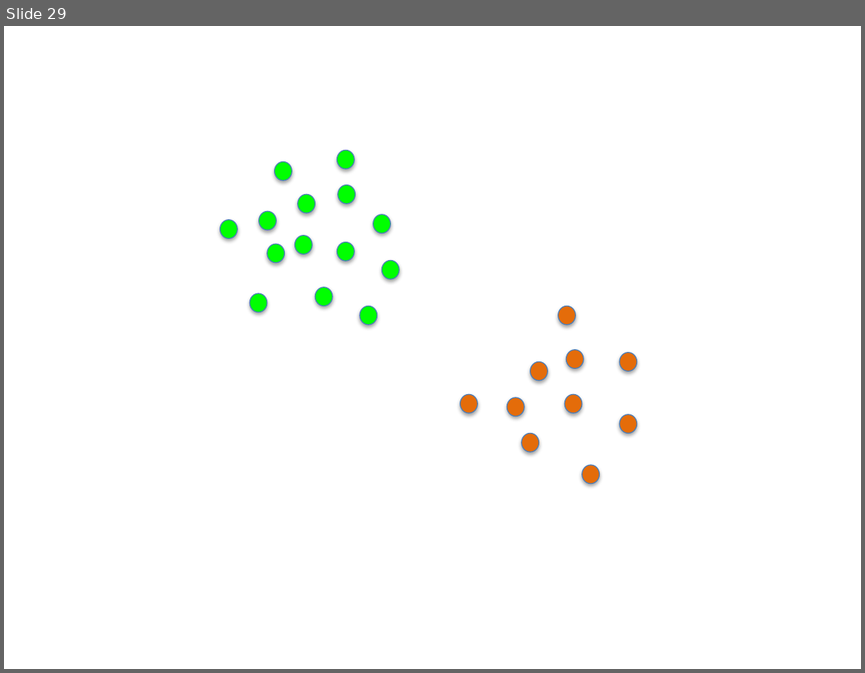
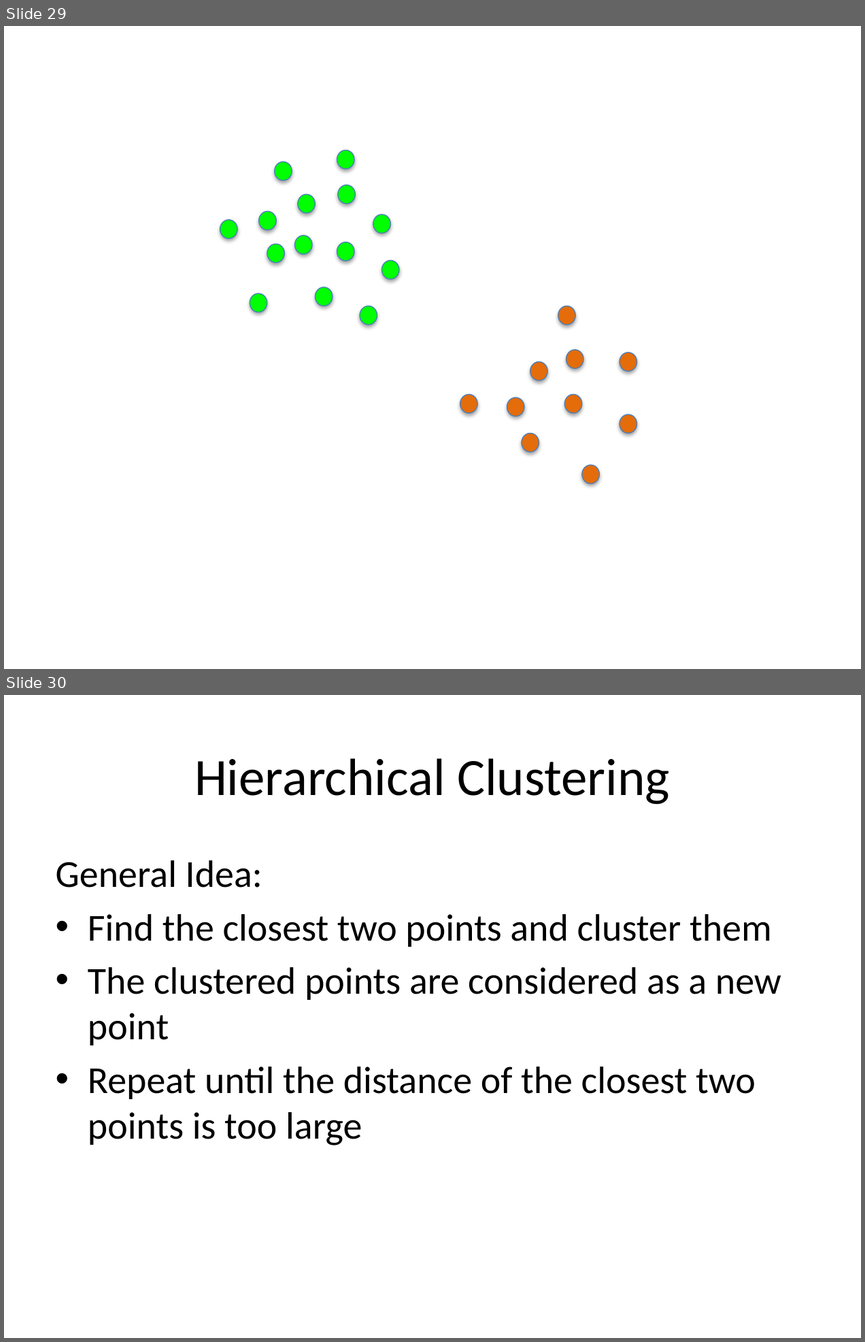
Before and after one commit to domingomery/patrones, a slide deck: clases/Cap06_Clustering/presentations/PAT06_Hierarchic.pptx. Shown one above the other, each under a label of ours: slide 29 before the commit, slides 29 and 30 after it. The pictures are 865x673 and 865x1342 pixels, drawn with LibreOffice and Linux fonts; fonts in the diff are those of the drawing. Boxes give left, top, right and bottom in pixels: in the first picture for what was removed or moved away, otherwise in the second. Text is boxed around its words. In the diff, an @@ line names an element or a change of style, - is before the commit and + after.

Commit message:
clustering

```diff
--- a/clases/Cap06_Clustering/presentations/PAT06_Hierarchic.pptx
+++ b/clases/Cap06_Clustering/presentations/PAT06_Hierarchic.pptx
@@ slide 30 added at box(4, 695, 861, 1338), background #FFFFFF @@
@@ title added at box(194, 758, 670, 804), 44 pt, text #000000 @@
+Hierarchical Clustering
@@ text added at box(56, 860, 781, 1145), 32 pt, text #000000 @@
+General Idea:
+• Find the closest two points and cluster them
+• The clustered points are considered as a new point
+• Repeat until the distance of the closest two points is too large
```
Also in this commit, not shown: 1 slide changed, 8 other files.
